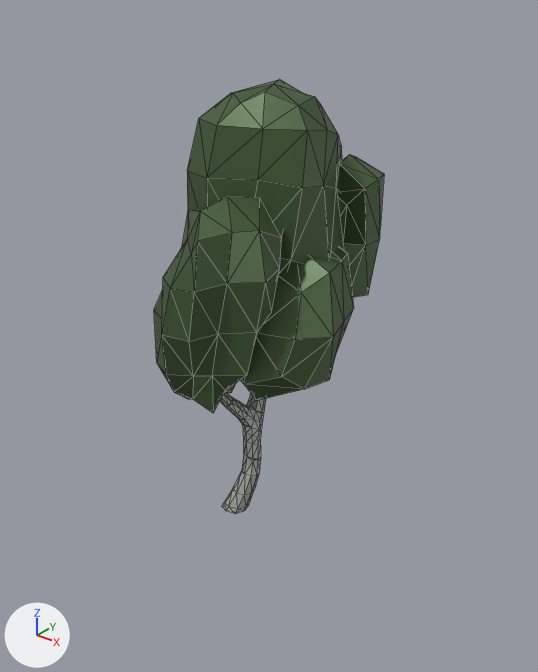
An edit to the glTF model models/terrain/Birch_Tree.glb, drawn before and after from the same camera.
Rendered twice from a 50 mm lens placed at (3.72, -4.05, 4.31), pointed at (-0.06, 0.68, 1.37). The lights are fixed; the arrows at lower left show +X, +Y and +Z. The older version comes first. Mesh edges are drawn as thin lines. Where no turn or scale is listed for an object, it has been applied to the vertices. Vertices at exactly the same position are counted once.

In view in the first picture: 'BirchTree_1'.
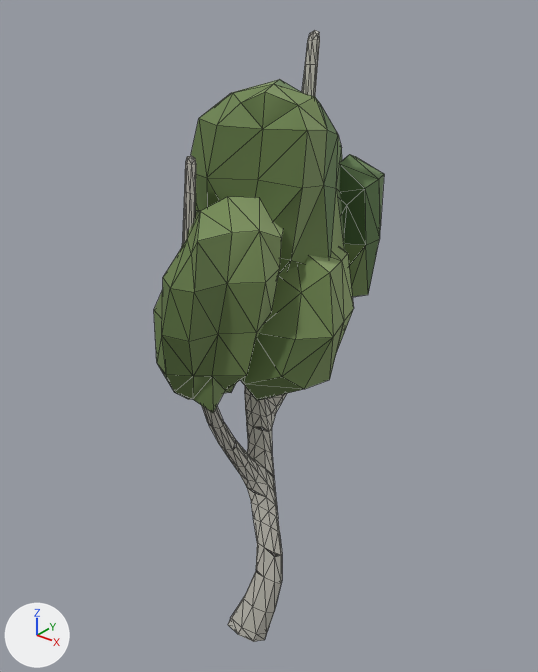
What changed in the scene script:
```text
Add mat_birch_treemat:
    mat_birch_treemat = bpy.data.materials.new('Birch_TreeMat')
    mat_birch_treemat.use_nodes = True; mat_birch_treemat.node_tree.nodes.clear()
    _N = mat_birch_treemat.node_tree.nodes; _L = mat_birch_treemat.node_tree.links
    n0 = _N.new('ShaderNodeBsdfPrincipled'); n0.name = 'Principled BSDF'
    n0.inputs[2].default_value = 1.0  # 'Roughness'
    n1 = _N.new('ShaderNodeOutputMaterial'); n1.name = 'Material Output'
    n2 = _N.new('ShaderNodeVertexColor'); n2.name = 'Color Attribute'
    _L.new(n0.outputs[0], n1.inputs[0])  # 'BSDF' to 'Surface'
    _L.new(n2.outputs[0], n0.inputs[0])  # 'Color' to 'Base Color'
Change me_birchtree_1:
    used by ob_birchtree_1; location = (0.0, 0.0, 0.0)
    remove me_birchtree_1.from_pydata(...)  # 866 vertices, 1704 faces; spans x -0.82..0.88, y -0.57..1.91, z -0.01..3.57
    remove me_birchtree_1.materials.append(mat_darkgreen)  # dark green #3a4c30
    add me_birchtree_1.from_pydata(...)  # 866 vertices, 1704 faces; spans x -0.82..0.88, y -0.57..1.91, z -1.45..3.94
    me_birchtree_1 part 1: the loose piece of 566 vertices spanning x -0.22..0.28, y -0.16..1.66, z -0.01..2.69 is scaled about its middle by (2, 1, 2), then moved by (0.03, 0.0, -0.09)
    me_birchtree_1 part 2: all 1072 faces that had it switch from mat_white (light grey #bfc4bc) to mat_birch_treemat
    me_birchtree_1 part 3: all 56 faces that had it switch from mat_black (dark grey #3b3b3b) to mat_birch_treemat
    me_birchtree_1 part 4: all 496 faces that had it switch from mat_green (dark green #4b623e) to mat_birch_treemat
    me_birchtree_1 part 5: vertex colours changed
```

Pixel boxes (x1, y1, x2, y2) of what changed, in the pictures (538 x 672 px; the box of a moved part takes in the faces that stretch with it):
'BirchTree_1', reshaped, recoloured (41% taller)
    before: (154, 79, 384, 514)
    after: (154, 30, 384, 642)
part 1 of me_birchtree_1, moved or reshaped
    before: (220, 393, 266, 514)
    after: (183, 30, 320, 642)
part 2 of me_birchtree_1, recoloured
    before: (220, 393, 266, 514)
    after: (183, 30, 320, 642)
part 3 of me_birchtree_1, recoloured
    before: (230, 400, 262, 475)
    after: (208, 421, 280, 577)
part 4 of me_birchtree_1, recoloured
    both: (154, 79, 384, 413)
